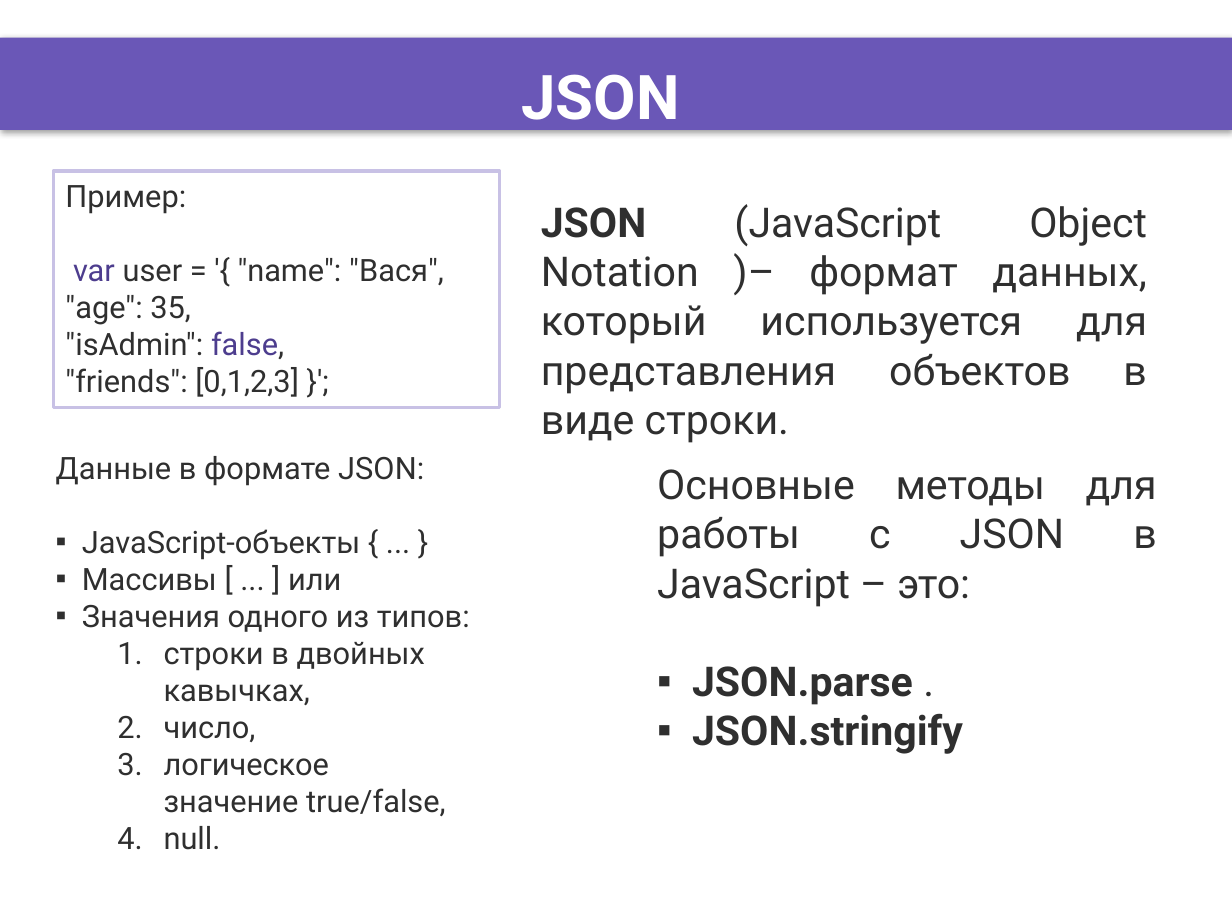
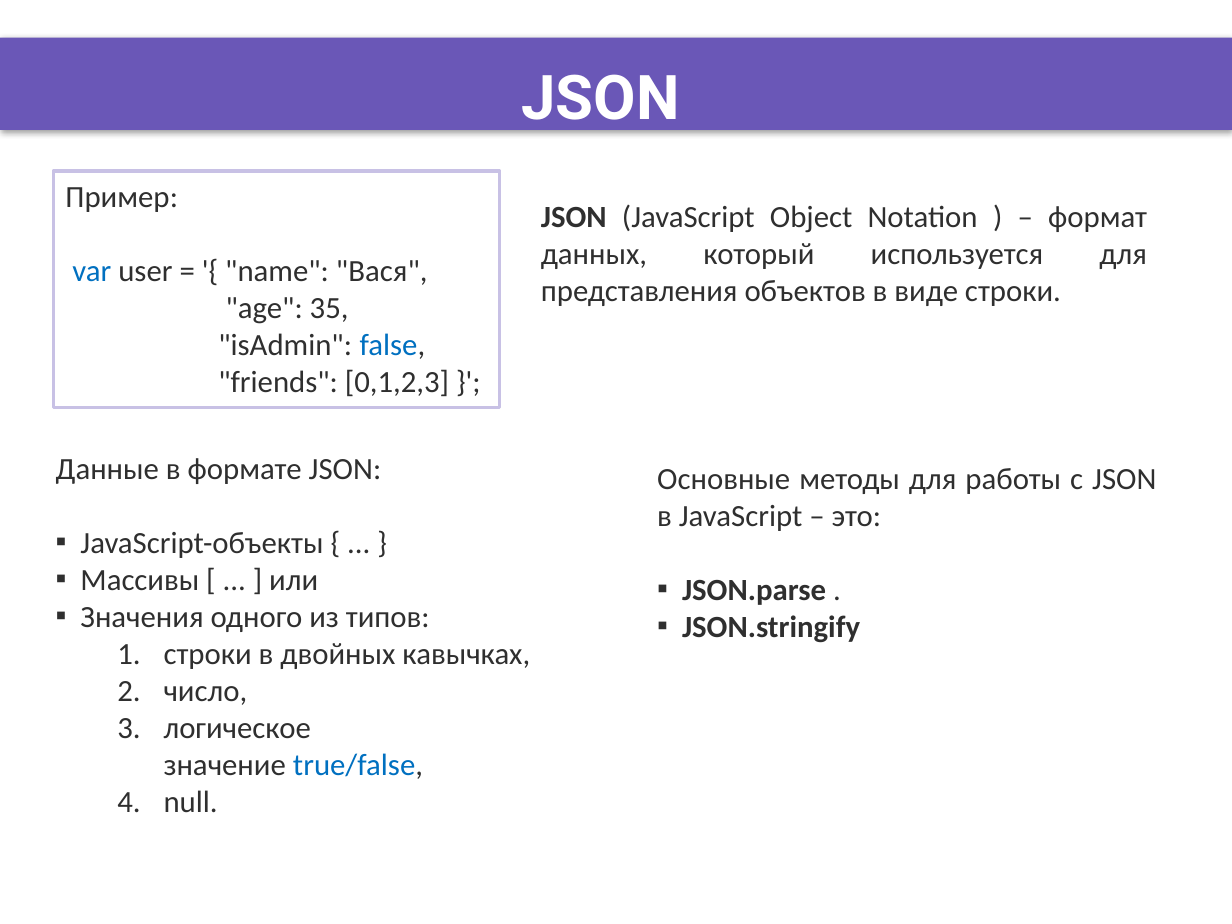
Before and after one commit to DinamickaDevelopment/ignite, a slide deck: slide 3 of JS/005_lesson/Presentation/Other_Js_possibilities.pptx. Drawn at 1232x924 pixels with LibreOffice and Linux fonts; fonts in the diff are those of the drawing; background and template pictures are left out. Boxes give left, top, right and bottom in pixels: in the first picture for what was removed or moved away, otherwise in the second. Text is boxed around its words. In the diff, an @@ line names an element or a change of style, - is before the commit and + after.

```diff
--- a/JS/005_lesson/Presentation/Other_Js_possibilities.pptx
+++ b/JS/005_lesson/Presentation/Other_Js_possibilities.pptx
@@ rectangle "Пример:" at <box>53,171,499,408</box>: font Roboto to Calibri; text colour #4D3D8E to #0070C0 in "var", "false," @@
@@ text at <box>541,204,1147,306</box>: text changed; size 24 to 18 pt; font Roboto to Calibri @@
-JSON (JavaScript Object Notation )– формат данных, который используется для представления объектов в виде строки.
+JSON (JavaScript Object Notation ) – формат данных, который используется для представления объектов в виде строки.
@@ text "Данные в формате JSON:" at <box>56,458,530,813</box>: font Roboto to Calibri; text colour #2F2F2F to #0070C0 in "true/false," @@
@@ text "Основные методы для работы с ..." at <box>657,468,1156,643</box>: size 24 to 18 pt, font Roboto to Calibri @@
```
Also in this commit, not shown: 5 other slides changed, 10 other files.
